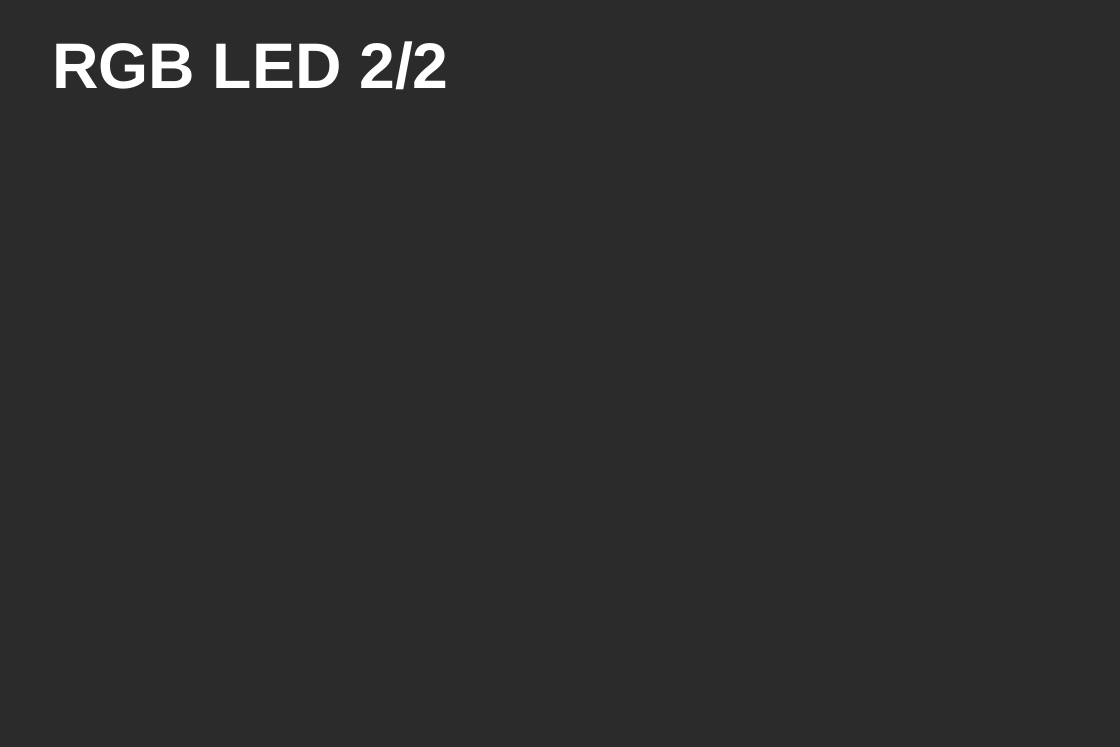
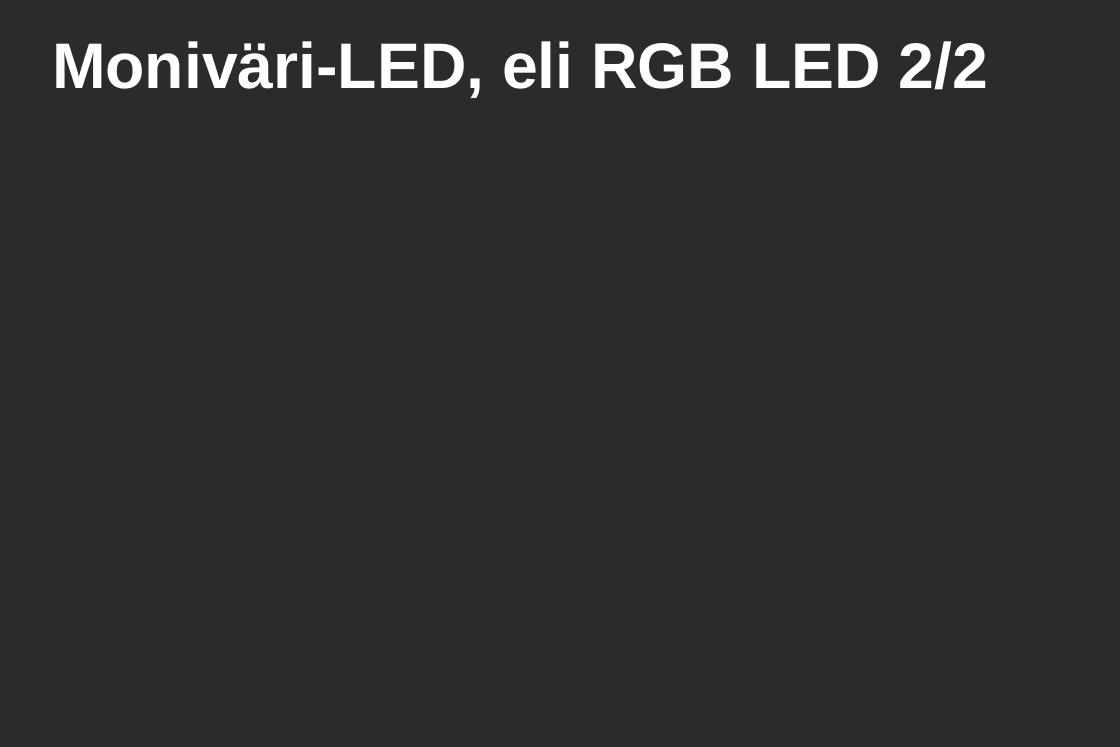
Before and after one commit to HelsinkiHacklab/arduinon-perusteet, a slide deck: slide 9 of arduinon-perusteet.odp (slide 8 before the commit). Drawn at 1120x747 pixels with LibreOffice and Linux fonts; fonts in the diff are those of the drawing; background and template pictures are left out; a plain dark background stands for a picture behind light text. Boxes give left, top, right and bottom in pixels: in the first picture for what was removed or moved away, otherwise in the second. Text is boxed around its words. In the diff, an @@ line names an element or a change of style, - is before the commit and + after.

```diff
--- a/arduinon-perusteet.odp
+++ b/arduinon-perusteet.odp
@@ title at [52, 41, 988, 98]: text changed @@
-RGB LED 2/2
+Moniväri-LED, eli RGB LED 2/2
```
Also in this commit, not shown: 5 other slides changed, 2 slides added, 1 slide removed.
